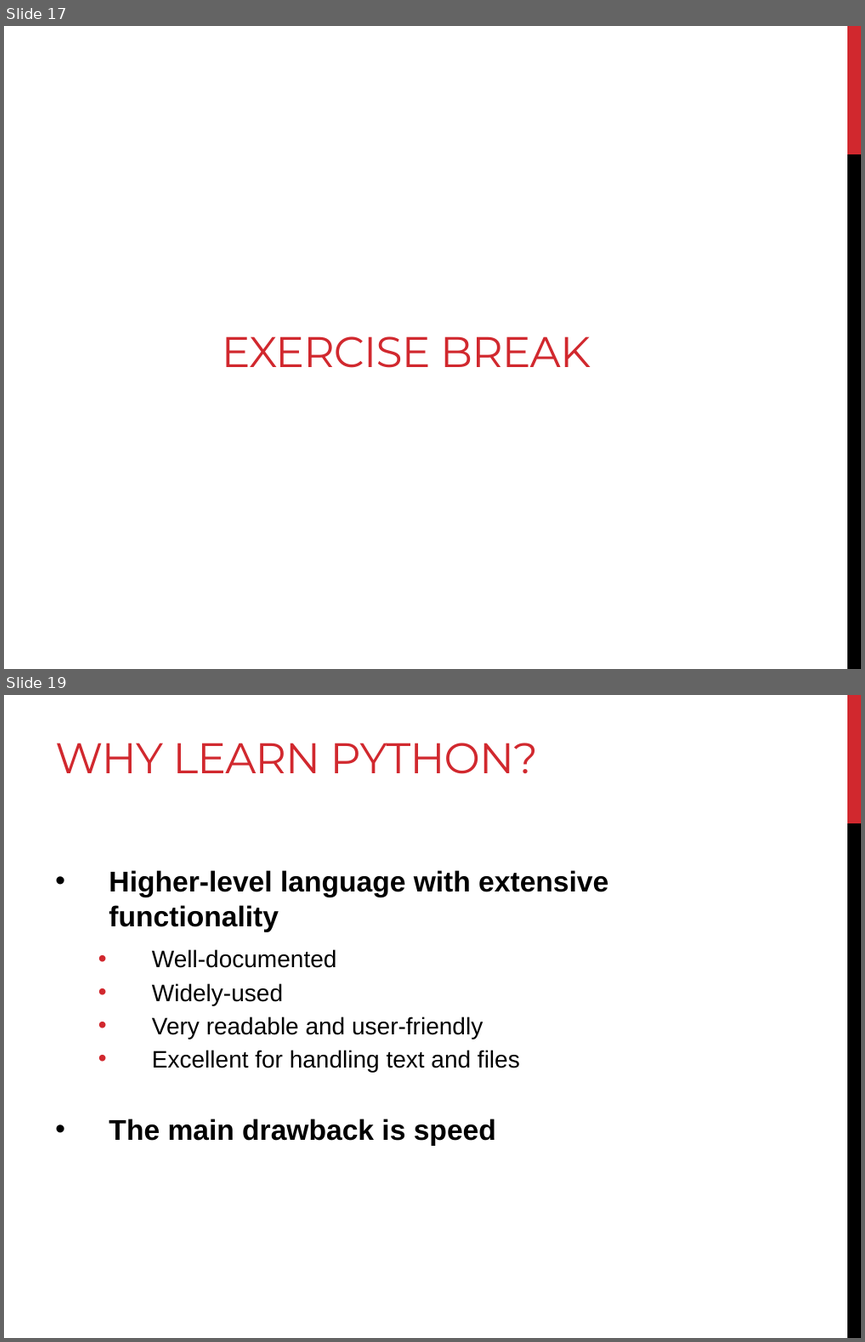
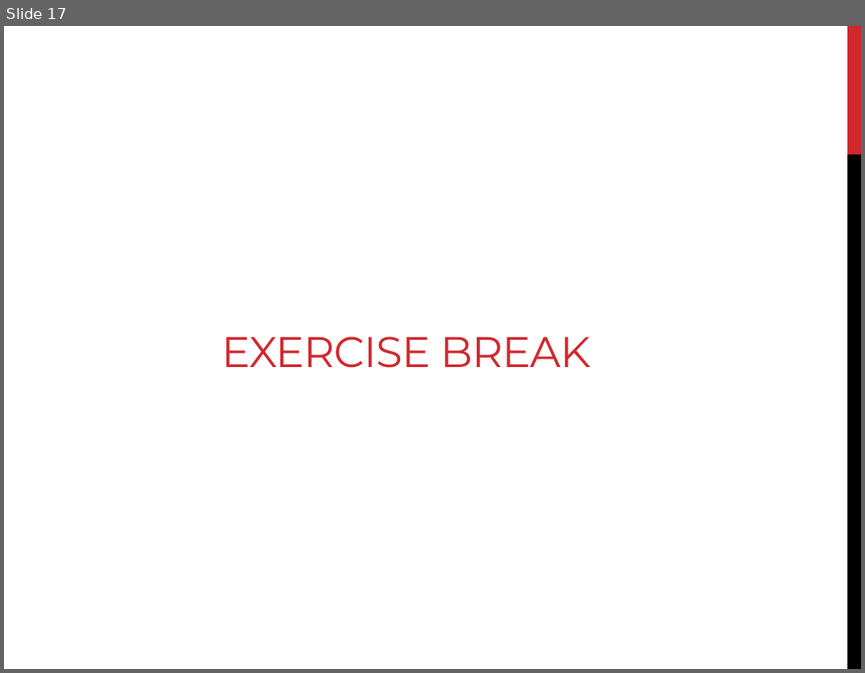
Before and after one commit to sjspielman/lacawac2017, a slide deck: day2/commandline.pptx. Shown one above the other, each under a label of ours: slides 17 and 19 before the commit, slide 17 after it; the slides between them are not shown. The pictures are 865x1342 and 865x673 pixels, drawn with LibreOffice and Linux fonts; fonts in the diff are those of the drawing. Boxes give left, top, right and bottom in pixels: in the first picture for what was removed or moved away, otherwise in the second. Text is boxed around its words. In the diff, an @@ line names an element or a change of style, - is before the commit and + after.

```diff
--- a/day2/commandline.pptx
+++ b/day2/commandline.pptx
@@ slide 19 removed at (4,695,861,1338), background #FFFFFF; not listed: 2 template elements that a slide beside it also shows @@
@@ title removed at (55,743,538,774) @@
-WHY LEARN PYTHON?
@@ text removed at (109,870,608,1145) @@
-• Higher-level language with extensive functionality
-  • Well-documented
-  • Widely-used
-  • Very readable and user-friendly
-  • Excellent for handling text and files
-• The main drawback is speed
```
Also in this commit, not shown: 28 slides added, 2 other slides removed, 11 other files.
